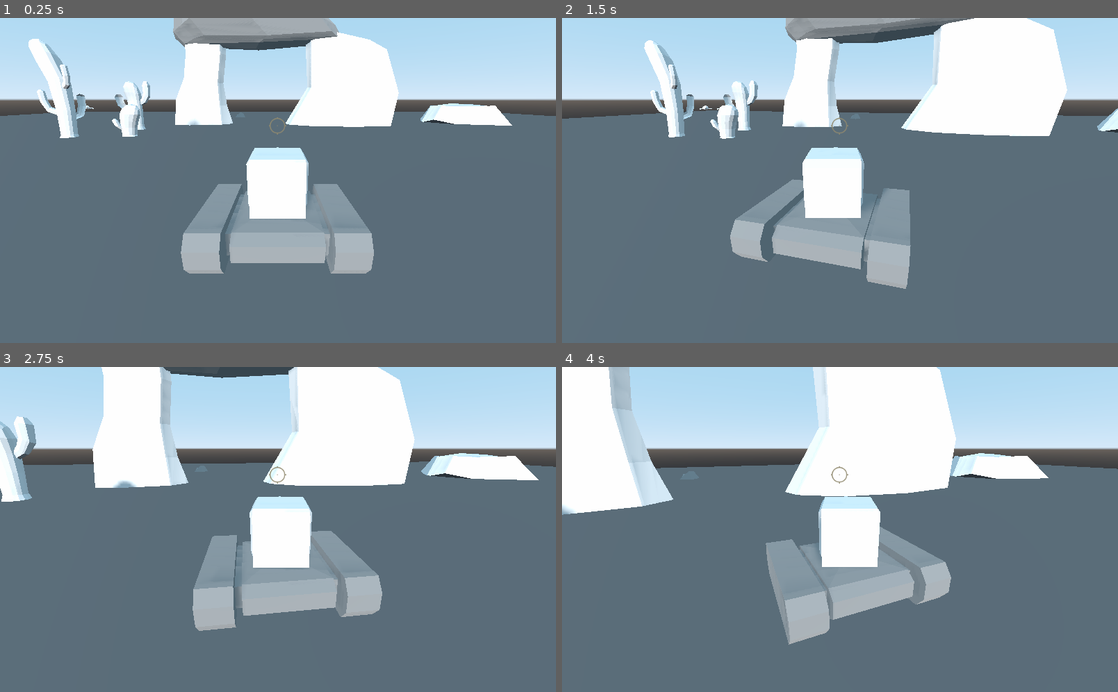
Above: before the commit, frames 1-4 (two rows, left to right).
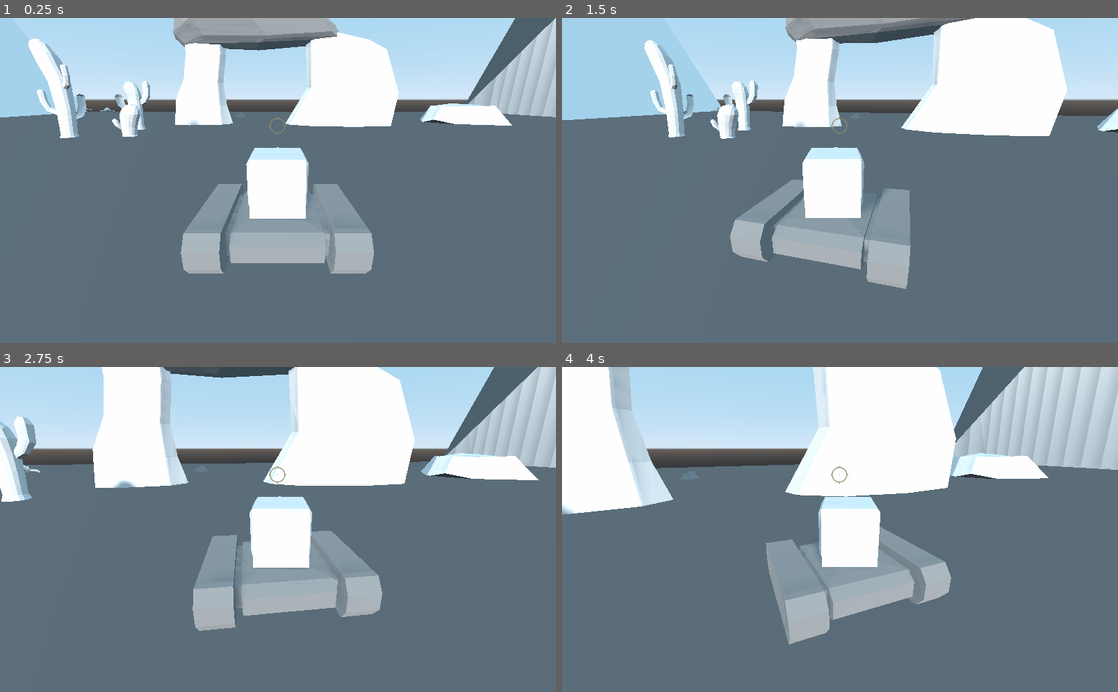
Above: after the commit, the same moments.

Repository: HelmetBugg/BioTank
Game: Godot game, scene res://Main.tscn
Two runs of this game, one before a commit and one after it. Both use one fixed random seed, a clock stepped at 60 frames per second and the inputs below. This scene is started directly instead of the project's main scene.
Inputs (mouse positions are in pixels of both pictures, inside the frame that each line leads up to):
- Up to frame 1 (0.25 s): no input
- Up to frame 2 (1.5 s): move the mouse to (867, 180) at 0.52 s; press the mouse at (867, 180) at 0.53 s; hold W (forward) from 0.53 s (still down); move the mouse to (812, 180) at 1.27 s; release the mouse at (812, 180) at 1.28 s; click (812, 180) at 1.35 s
- Up to frame 3 (2.75 s): keep holding W (forward); move the mouse to (289, 523) at 2.02 s; press the mouse at (289, 523) at 2.03 s
- Up to frame 4 (4 s): keep holding W (forward); move the mouse to (834, 536) at 2.77 s; release the mouse at (834, 536) at 2.78 s; click (834, 536) at 2.85 s; move the mouse to (878, 532) at 3.52 s; press the mouse at (878, 532) at 3.53 s

The runs differ from the first frame. In frame 1, 4.8% of the frame differs, in the area x 0-100%, y 0-31%; in frame 2, 3.8%; in frame 3, 4.0%; in frame 4, 6.8%, in the area x 70-100%, y 0-32%.

Commit message:
added big rocks

Diff:
--- a/Main.tscn
+++ b/Main.tscn
@@ -1,4 +1,4 @@
-[gd_scene load_stepses=25 format=2]
+[gd_scene load_steps=25 format=2]
 
 [ext_resource path="res://Player.tscn" type="PackedScene" id=1]
 [ext_resource path="res://Main.gd" type="Script" id=2]
@@ -79,16 +79,16 @@
 shadow_enabled = true
 
 [node name="Enemy1" parent="." instance=ExtResource( 3 )]
-transform = Transform( 1, 0, 0, 0, 1, 0, 0, 0, 1, -50.3022, -15.0944, 51.1545 )
+transform = Transform( 1, 0, 0, 0, 1, 0, 0, 0, 1, -47.7459, -15.028, 49.9907 )
 
 [node name="Enemy2" parent="." instance=ExtResource( 3 )]
-transform = Transform( 1, 0, 0, 0, 1, 0, 0, 0, 1, -50.7387, -15.0944, -52.1076 )
+transform = Transform( 1, 0, 0, 0, 1, 0, 0, 0, 1, -38.224, -15.5513, -49.0111 )
 
 [node name="Enemy3" parent="." instance=ExtResource( 3 )]
-transform = Transform( 1, 0, 0, 0, 1, 0, 0, 0, 1, 50.7653, -15.0944, -53.6978 )
+transform = Transform( 1, 0, 0, 0, 1, 0, 0, 0, 1, 48.6342, -16.1221, -52.5912 )
 
 [node name="Enemy4" parent="." instance=ExtResource( 3 )]
-transform = Transform( 1, 0, 0, 0, 1, 0, 0, 0, 1, -45.4134, -15.0944, -52.4175 )
+transform = Transform( 1, 0, 0, 0, 1, 0, 0, 0, 1, -43.7682, -15.2189, -49.4951 )
 
 [node name="Enemy5" parent="." instance=ExtResource( 3 )]
 transform = Transform( 1, 0, 0, 0, 1, 0, 0, 0, 1, 47.2865, -15.0944, 50.8168 )
@@ -125,13 +125,17 @@
 [node name="StaticBody" type="StaticBody" parent="scenery/ShortStactus"]
 
 [node name="CollisionShape" type="CollisionShape" parent="scenery/ShortStactus/StaticBody"]
-transform = Transform( 1, 0, 0, 0, 1, 0, 0, 0, 1, 0, 0, 0 )
 shape = SubResource( 10 )
 
 [node name="AverageCactus" type="MeshInstance" parent="scenery"]
 transform = Transform( 0.912463, 0, 0.409159, 0, 1, 0, -0.409159, 0, 0.912463, -14.3129, -15.9974, -19.4333 )
 mesh = ExtResource( 5 )
 
+[node name="StaticBody" type="StaticBody" parent="scenery/AverageCactus"]
+
+[node name="CollisionShape" type="CollisionShape" parent="scenery/AverageCactus/StaticBody"]
+shape = SubResource( 11 )
+
 [node name="boulder1" type="MeshInstance" parent="scenery"]
 transform = Transform( 0.928031, 0, -0.372502, 0, 1, 0, 0.372502, 0, 0.928031, -6.51167, -15.6035, -37.4624 )
 mesh = ExtResource( 8 )
@@ -140,11 +144,6 @@
 
 [node name="CollisionShape" type="CollisionShape" parent="scenery/boulder1/StaticBody"]
 shape = SubResource( 10 )
-[node name="StaticBody" type="StaticBody" parent="scenery/AverageCactus"]
-
-[node name="CollisionShape" type="CollisionShape" parent="scenery/AverageCactus/StaticBody"]
-transform = Transform( 1, 0, 0, 0, 1, 0, 0, 0, 1, 0, 0, 0 )
-shape = SubResource( 11 )
 
 [node name="TallSquad" type="StaticBody" parent="scenery"]
 transform = Transform( 1, 0, 0, 0, 1, 0, 0, 0, 1, 44.6025, 0, 48.4707 )
@@ -285,3 +284,19 @@
 [node name="AloePart" type="MeshInstance" parent="scenery/Aloe1"]
 transform = Transform( -0.961459, 0, -0.27495, 0, 1, 0, 0.27495, 0, -0.961459, 3.72287, -0.126079, 4.06918 )
 mesh = ExtResource( 10 )
+
+[node name="BigRock" type="MeshInstance" parent="scenery"]
+transform = Transform( 1, 0, 0, 0, 18, 0, 0, 0, 25, 48.6946, 2.2042, -32.0478 )
+mesh = ExtResource( 8 )
+
+[node name="LongRock" type="MeshInstance" parent="scenery"]
+transform = Transform( 1, 0, 0, 0, 25, 0, 0, 0, 25, -49.8122, -5.80887, -26.9842 )
+mesh = ExtResource( 11 )
+
+[node name="LongRock2" type="MeshInstance" parent="scenery"]
+transform = Transform( -1, 0, -2.62268e-06, 0, 30, 0, 8.74228e-08, 0, -30, 51.2348, -1.23784, 16.5814 )
+mesh = ExtResource( 11 )
+
+[node name="BigRock2" type="MeshInstance" parent="scenery"]
+transform = Transform( -1, 0, -4.52987e-06, 0, 20, 0, 1.50996e-07, 0, -30, -51.7722, 3.91342, 22.7537 )
+mesh = ExtResource( 8 )
